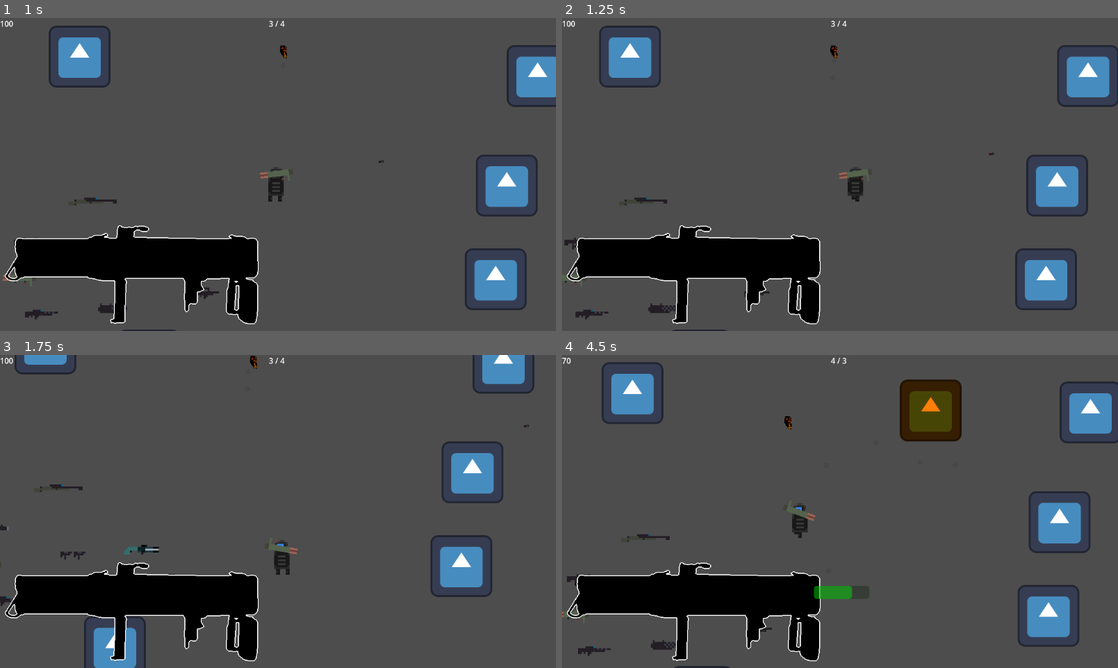
Above: before the commit, frames 1-4 (two rows, left to right).
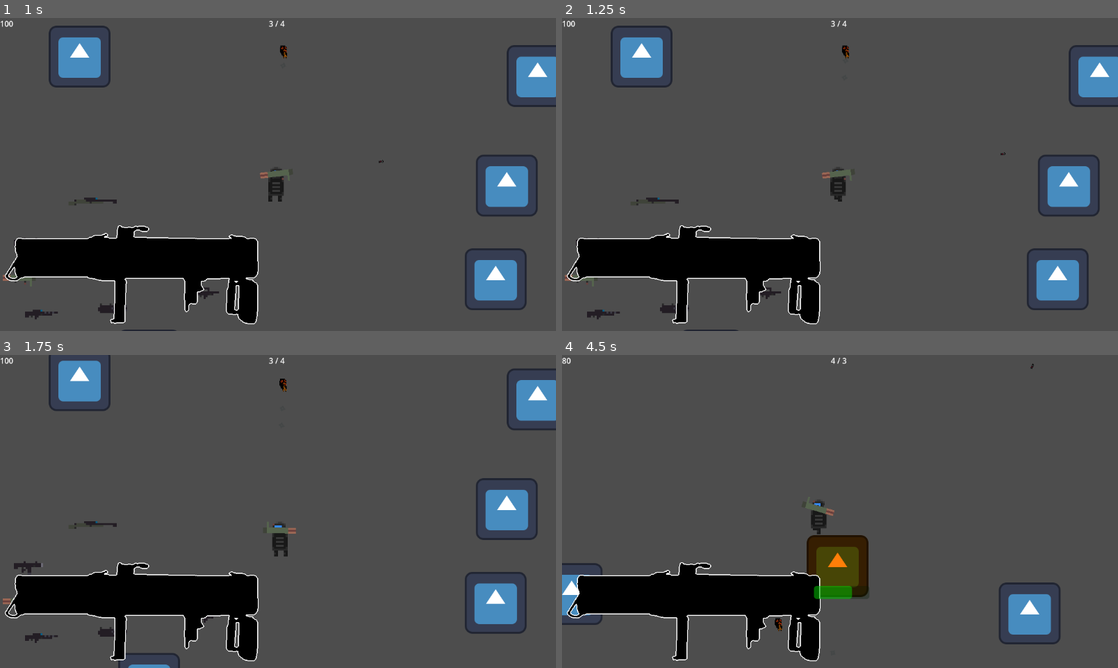
Above: after the commit, the same moments.

Repository: pingwin01games/BialJam2024
Game: Godot game, scene res://scene/world.tscn
The game is run twice, just before and just after one commit, with the same random seed, the same clock (stepped at 60 frames per second) and the same inputs. The engine's default icon, where the game draws it, is replaced by a stand-in: a white triangle on a blue panel in a dark square.
Inputs (mouse positions are in pixels of both pictures, inside the frame that each line leads up to):
- Up to frame 1 (1 s): tap Enter (ui_accept) at 0.5, 0.77, 0.8 s; move the mouse to (400, 158) at 0.52 s; press the mouse at (400, 158) at 0.53 s; hold Right (ui_right) from 0.53 s (still down)
- Up to frame 2 (1.25 s): keep holding Right (ui_right); tap Enter (ui_accept) at 1.07 s
- Up to frame 3 (1.75 s): move the mouse to (166, 527) at 1.27 s; release Right (ui_right) at 1.28 s; release the mouse at (166, 527) at 1.28 s; hold Down (ui_down) from 1.28 s (still down); tap Enter (ui_accept) at 1.35, 1.52 s; click (166, 527) at 1.55 s
- Up to frame 4 (4.5 s): tap Enter (ui_accept) at 1.82, 2.3, 3.02, 3.32, 3.77, 3.8, 4.07, 4.35 s; move the mouse to (895, 442) at 2.02 s; release Down (ui_down) at 2.03 s; press the mouse at (895, 442) at 2.03 s; hold Right (ui_right) 2.03-2.78 s; move the mouse to (812, 574) at 2.77 s; release the mouse at (812, 574) at 2.78 s; hold Up (ui_up) 2.78-3.53 s; tap E (switch) at 2.85 s; click (812, 574) at 3.05 s; move the mouse to (1006, 558) at 3.52 s; press the mouse at (1006, 558) at 3.53 s; hold Left (ui_left) from 3.53 s (still down); tap R (reload) at 4.15 s; move the mouse to (673, 464) at 4.27 s; release the mouse at (673, 464) at 4.28 s

Frame 1 is identical in both runs. In frame 2, 4.5% of the frame differs, in the area x 0-100%, y 2-100%; in frame 3, 10%; in frame 4, 11%, in the area x 0-100%, y 0-100%.

Commit message:
dodano dzwięki
do dasha tez

Diff:
--- a/scene/Guns/410rifle.tscn
+++ b/scene/Guns/410rifle.tscn
@@ -1,8 +1,9 @@
-[gd_scene load_steps=4 format=3 uid="uid://dhs53850qfmlr"]
+[gd_scene load_steps=5 format=3 uid="uid://dhs53850qfmlr"]
 
 [ext_resource type="PackedScene" uid="uid://dbrsi3jtottgr" path="res://scene/Guns/gun_template.tscn" id="1_woyli"]
 [ext_resource type="Script" path="res://scene/Guns/410rifle_logic.gd" id="2_ipib5"]
 [ext_resource type="Texture2D" uid="uid://b5sya5dhop1u7" path="res://Sprites/Guns/410rifle.png" id="3_afr62"]
+[ext_resource type="AudioStream" uid="uid://bxqjdk72fbpvp" path="res://audio/weapons/410riflesound.wav" id="4_iq3dt"]
 
 [node name="Gun_Template" instance=ExtResource("1_woyli")]
 scale = Vector2(2, 2)
@@ -13,4 +14,7 @@
 texture = ExtResource("3_afr62")
 
 [node name="ROF" parent="." index="2"]
-wait_time = 0.1
+wait_time = 0.2
+
+[node name="Audio_Shot" parent="." index="3"]
+stream = ExtResource("4_iq3dt")
--- a/scene/Guns/959jdj.tscn
+++ b/scene/Guns/959jdj.tscn
@@ -1,8 +1,9 @@
-[gd_scene load_steps=4 format=3 uid="uid://c3164t71i2uqx"]
+[gd_scene load_steps=5 format=3 uid="uid://c3164t71i2uqx"]
 
 [ext_resource type="PackedScene" uid="uid://dbrsi3jtottgr" path="res://scene/Guns/gun_template.tscn" id="1_mvkni"]
 [ext_resource type="Script" path="res://scene/Guns/959jdj_logic.gd" id="2_m8fok"]
 [ext_resource type="Texture2D" uid="uid://cnh6feqkopdix" path="res://Sprites/Guns/959jdj.png" id="2_qp5dj"]
+[ext_resource type="AudioStream" uid="uid://b7kwi06spt08u" path="res://audio/weapons/sniperfire.wav" id="4_hsoiv"]
 
 [node name="Gun_Template" instance=ExtResource("1_mvkni")]
 scale = Vector2(2, 2)
@@ -11,3 +12,6 @@
 [node name="Gun_Sprite" parent="." index="0"]
 scale = Vector2(2, 2)
 texture = ExtResource("2_qp5dj")
+
+[node name="Audio_Shot" parent="." index="3"]
+stream = ExtResource("4_hsoiv")
--- a/scene/Guns/aa12.tscn
+++ b/scene/Guns/aa12.tscn
@@ -1,8 +1,9 @@
-[gd_scene load_steps=4 format=3 uid="uid://c1wq5lryvvjl3"]
+[gd_scene load_steps=5 format=3 uid="uid://c1wq5lryvvjl3"]
 
 [ext_resource type="PackedScene" uid="uid://dbrsi3jtottgr" path="res://scene/Guns/gun_template.tscn" id="1_enpfu"]
 [ext_resource type="Texture2D" uid="uid://xra1nwkrovks" path="res://Sprites/Guns/aa12.png" id="2_24v6i"]
 [ext_resource type="Script" path="res://scene/Guns/aa12_logic.gd" id="2_wk1kb"]
+[ext_resource type="AudioStream" uid="uid://dtg2emxlp6s7p" path="res://audio/weapons/shotgunsound.wav" id="4_aoqrc"]
 
 [node name="Gun_Template" instance=ExtResource("1_enpfu")]
 scale = Vector2(2, 2)
@@ -15,3 +16,6 @@
 
 [node name="ROF" parent="." index="2"]
 wait_time = 0.3
+
+[node name="Audio_Shot" parent="." index="3"]
+stream = ExtResource("4_aoqrc")
--- a/scene/Guns/aa12_logic.gd
+++ b/scene/Guns/aa12_logic.gd
@@ -13,6 +13,7 @@
 
 func shoot():
 	if canShoot == true and curAmmo > 0:
+		audio_shot.play()
 		curAmmo -= 1
 		canShoot = false
 		for i in 6:
--- a/scene/Guns/dmr.tscn
+++ b/scene/Guns/dmr.tscn
@@ -1,8 +1,9 @@
-[gd_scene load_steps=4 format=3 uid="uid://djvh26t85t4o3"]
+[gd_scene load_steps=5 format=3 uid="uid://djvh26t85t4o3"]
 
 [ext_resource type="PackedScene" uid="uid://dbrsi3jtottgr" path="res://scene/Guns/gun_template.tscn" id="1_qdp5c"]
 [ext_resource type="Script" path="res://scene/Guns/dmr_logic.gd" id="2_cxwj4"]
 [ext_resource type="Texture2D" uid="uid://cesr4e68b0m10" path="res://Sprites/Guns/dmr.png" id="2_nr54g"]
+[ext_resource type="AudioStream" uid="uid://bxqjdk72fbpvp" path="res://audio/weapons/410riflesound.wav" id="4_l86wc"]
 
 [node name="Gun_Template" instance=ExtResource("1_qdp5c")]
 scale = Vector2(2, 2)
@@ -14,3 +15,6 @@
 
 [node name="ROF" parent="." index="2"]
 wait_time = 0.5
+
+[node name="Audio_Shot" parent="." index="3"]
+stream = ExtResource("4_l86wc")
--- a/scene/Guns/gun_template.gd
+++ b/scene/Guns/gun_template.gd
@@ -3,6 +3,7 @@
 @onready var projectileScene : PackedScene = preload("res://scene/bullet_template.tscn")
 @onready var gunPos = $Gun_Point
 @onready var ROF = $ROF
+@onready var audio_shot = $Audio_Shot
 
 
 var canShoot = true
@@ -40,6 +41,7 @@
 
 
 	if canShoot == true and curAmmo > 0:
+		audio_shot.play()
 		curAmmo -= 1
 		canShoot = false
 		var projectile = projectileScene.instantiate()
--- a/scene/Guns/gun_template.tscn
+++ b/scene/Guns/gun_template.tscn
@@ -17,4 +17,7 @@
 
 [node name="ROF" type="Timer" parent="."]
 
+[node name="Audio_Shot" type="AudioStreamPlayer" parent="."]
+volume_db = -20.0
+
 [connection signal="timeout" from="ROF" to="." method="_on_rof_timeout"]
--- a/scene/Guns/minigun.tscn
+++ b/scene/Guns/minigun.tscn
@@ -1,8 +1,9 @@
-[gd_scene load_steps=4 format=3 uid="uid://fkuvt0m44q6k"]
+[gd_scene load_steps=5 format=3 uid="uid://fkuvt0m44q6k"]
 
 [ext_resource type="PackedScene" uid="uid://dbrsi3jtottgr" path="res://scene/Guns/gun_template.tscn" id="1_4yahe"]
 [ext_resource type="Texture2D" uid="uid://bbxhcv0vh202j" path="res://Sprites/Guns/minigyun.png" id="2_2h4cq"]
 [ext_resource type="Script" path="res://scene/Guns/minigun_logic.gd" id="2_teqdf"]
+[ext_resource type="AudioStream" uid="uid://bxonjahpiar4t" path="res://audio/weapons/minigunshoot.wav" id="4_woeud"]
 
 [node name="Gun_Template" instance=ExtResource("1_4yahe")]
 scale = Vector2(2, 2)
@@ -14,3 +15,6 @@
 
 [node name="ROF" parent="." index="2"]
 wait_time = 0.05
+
+[node name="Audio_Shot" parent="." index="3"]
+stream = ExtResource("4_woeud")
--- a/scene/Guns/shootgun.tscn
+++ b/scene/Guns/shootgun.tscn
@@ -1,8 +1,9 @@
-[gd_scene load_steps=4 format=3 uid="uid://c14alv3q46ep4"]
+[gd_scene load_steps=5 format=3 uid="uid://c14alv3q46ep4"]
 
 [ext_resource type="PackedScene" uid="uid://dbrsi3jtottgr" path="res://scene/Guns/gun_template.tscn" id="1_bv02b"]
 [ext_resource type="Script" path="res://scene/Guns/shootgun_logic.gd" id="2_7njxc"]
 [ext_resource type="Texture2D" uid="uid://dph7x8hdgu6ie" path="res://Sprites/Guns/Shotung.png" id="2_kc1fl"]
+[ext_resource type="AudioStream" uid="uid://dtg2emxlp6s7p" path="res://audio/weapons/shotgunsound.wav" id="4_2b5v1"]
 
 [node name="Gun_Template" instance=ExtResource("1_bv02b")]
 scale = Vector2(2, 2)
@@ -12,3 +13,7 @@
 position = Vector2(31, 0)
 scale = Vector2(2, 2)
 texture = ExtResource("2_kc1fl")
+
+[node name="Audio_Shot" parent="." index="3"]
+stream = ExtResource("4_2b5v1")
+volume_db = -10.0
--- a/scene/Guns/shootgun_logic.gd
+++ b/scene/Guns/shootgun_logic.gd
@@ -14,6 +14,7 @@
 
 func shoot():
 	if canShoot == true and curAmmo > 0:
+		audio_shot.play()
 		curAmmo -= 1
 		canShoot = false
 		for i in 6:
--- a/scene/Guns/uzi_akimbo.tscn
+++ b/scene/Guns/uzi_akimbo.tscn
@@ -1,8 +1,9 @@
-[gd_scene load_steps=4 format=3 uid="uid://kvi1a847gtis"]
+[gd_scene load_steps=5 format=3 uid="uid://kvi1a847gtis"]
 
 [ext_resource type="PackedScene" uid="uid://dbrsi3jtottgr" path="res://scene/Guns/gun_template.tscn" id="1_ikl3a"]
 [ext_resource type="Texture2D" uid="uid://c3430c22ng8pl" path="res://Sprites/Guns/uzi akimbo.png" id="2_4m14c"]
 [ext_resource type="Script" path="res://scene/Guns/uzi_akimbo_logic.gd" id="2_0456q"]
+[ext_resource type="AudioStream" uid="uid://bxqjdk72fbpvp" path="res://audio/weapons/410riflesound.wav" id="4_2dmh6"]
 
 [node name="Gun_Template" instance=ExtResource("1_ikl3a")]
 scale = Vector2(2, 2)
@@ -13,4 +14,7 @@
 texture = ExtResource("2_4m14c")
 
 [node name="ROF" parent="." index="2"]
-wait_time = 0.02
+wait_time = 0.1
+
+[node name="Audio_Shot" parent="." index="3"]
+stream = ExtResource("4_2dmh6")
--- a/scene/Guns/uzi_akimbo_logic.gd
+++ b/scene/Guns/uzi_akimbo_logic.gd
@@ -13,6 +13,7 @@
 
 func shoot():
 	if canShoot == true and curAmmo > 0:
+		audio_shot.play()
 		curAmmo -= 2
 		canShoot = false
 		for i in 2:
--- a/scene/gracz.tscn
+++ b/scene/gracz.tscn
@@ -9,6 +9,7 @@
 [ext_resource type="Texture2D" uid="uid://cnahha6lbs2a1" path="res://Sprites/Players/mc4.png" id="7_m3x4v"]
 [ext_resource type="Texture2D" uid="uid://dk2hcxgweglor" path="res://Sprites/Players/mc5.png" id="8_ppkw7"]
 [ext_resource type="Texture2D" uid="uid://cd21nheqyf6nm" path="res://Sprites/Players/mc6.png" id="9_0hb2j"]
+[ext_resource type="AudioStream" uid="uid://c1f5evaqjbco" path="res://audio/weapons/windup.wav" id="10_vaags"]
 
 [sub_resource type="RectangleShape2D" id="RectangleShape2D_ci8wv"]
 size = Vector2(41, 73)
@@ -56,9 +57,9 @@
 [node name="Bonus_Reload" type="Timer" parent="."]
 
 [node name="Dodge_Time" type="Timer" parent="."]
-wait_time = 0.5
 
 [node name="Dodge_Cooldown" type="Timer" parent="."]
+wait_time = 2.0
 
 [node name="hand" type="Node2D" parent="."]
 position = Vector2(20, 0)
@@ -135,6 +136,9 @@
 autoplay = "default"
 frame_progress = 0.607966
 
+[node name="Audio_dash" type="AudioStreamPlayer" parent="."]
+stream = ExtResource("10_vaags")
+
 [connection signal="timeout" from="Reload_Time" to="hand" method="_on_reload_time_timeout"]
 [connection signal="timeout" from="Bonus_Reload" to="hand" method="_on_bonus_reload_timeout"]
 [connection signal="timeout" from="Dodge_Time" to="." method="_on_dodge_time_timeout"]
--- a/script/gracz.gd
+++ b/script/gracz.gd
@@ -5,6 +5,7 @@
 @onready var dodge = $Dodge_Time
 @onready var dodge_cooldown = $Dodge_Cooldown
 @onready var walking_cycle = $Walking_Cycle
+@onready var audio_dash = $Audio_dash
 
 
 const SPEED = 300.0
@@ -49,6 +50,7 @@
 		dashing = true
 		canDash = false
 		dodge.start()
+		audio_dash.play()
 		dodge_cooldown.start()
 
 
Not shown: 1 places in scene/gracz.tscn that only renumber resources
Not shown: 1 places in scene/world.tscn that only renumber resources
